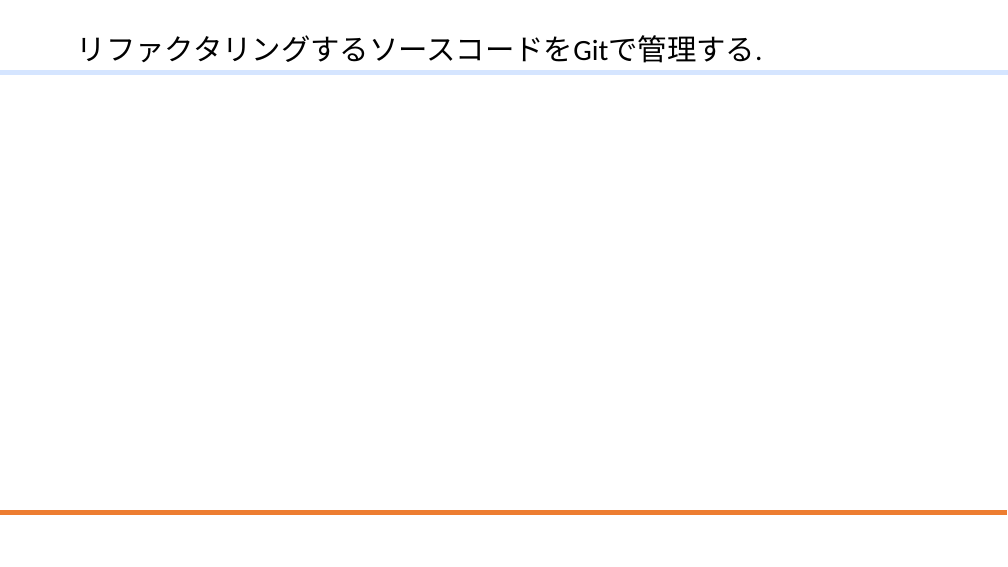
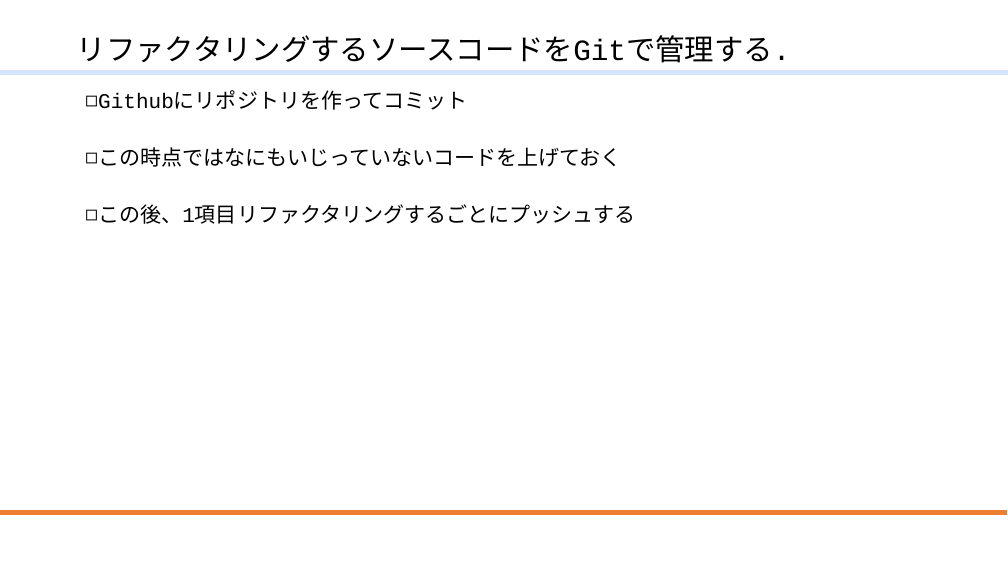
Before and after one commit to mmer547/ModernFortranLocalUserGroup, a slide deck: slide 25 of ModernFortran.f10/20210724_リファクタリング.pptx. Drawn at 1008x567 pixels with LibreOffice and Linux fonts; fonts in the diff are those of the drawing; background and template pictures are left out. Boxes give left, top, right and bottom in pixels: in the first picture for what was removed or moved away, otherwise in the second. Text is boxed around its words. In the diff, an @@ line names an element or a change of style, - is before the commit and + after.

```diff
--- a/ModernFortran.f10/20210724_リファクタリング.pptx
+++ b/ModernFortran.f10/20210724_リファクタリング.pptx
@@ title "リファクタリングするソースコードをGitで管理する." at bbox=[77, 35, 791, 63]: font Calibri to Courier New @@
@@ text added at bbox=[98, 93, 636, 224], 20 pt, text #000000 @@
+◻ Githubにリポジトリを作ってコミット
+◻ この時点ではなにもいじっていないコードを上げておく
+◻ この後、1項目リファクタリングするごとにプッシュする
```
Also in this commit, not shown: 43 other slides changed, 1 other file.
